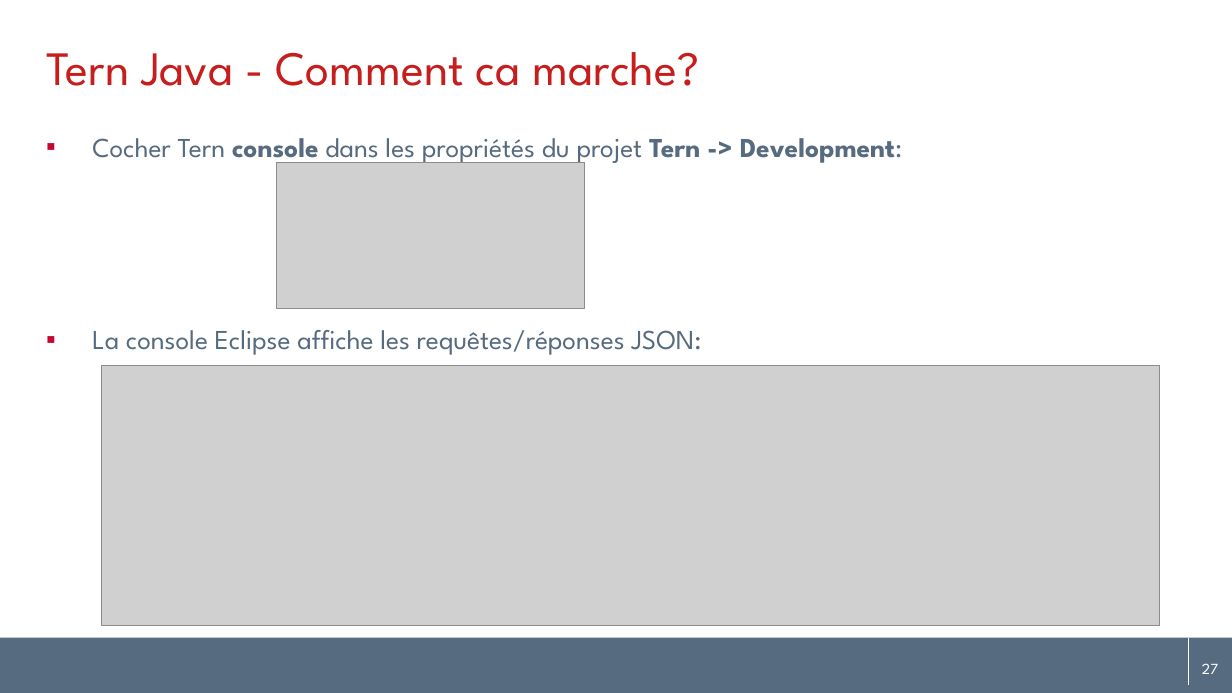
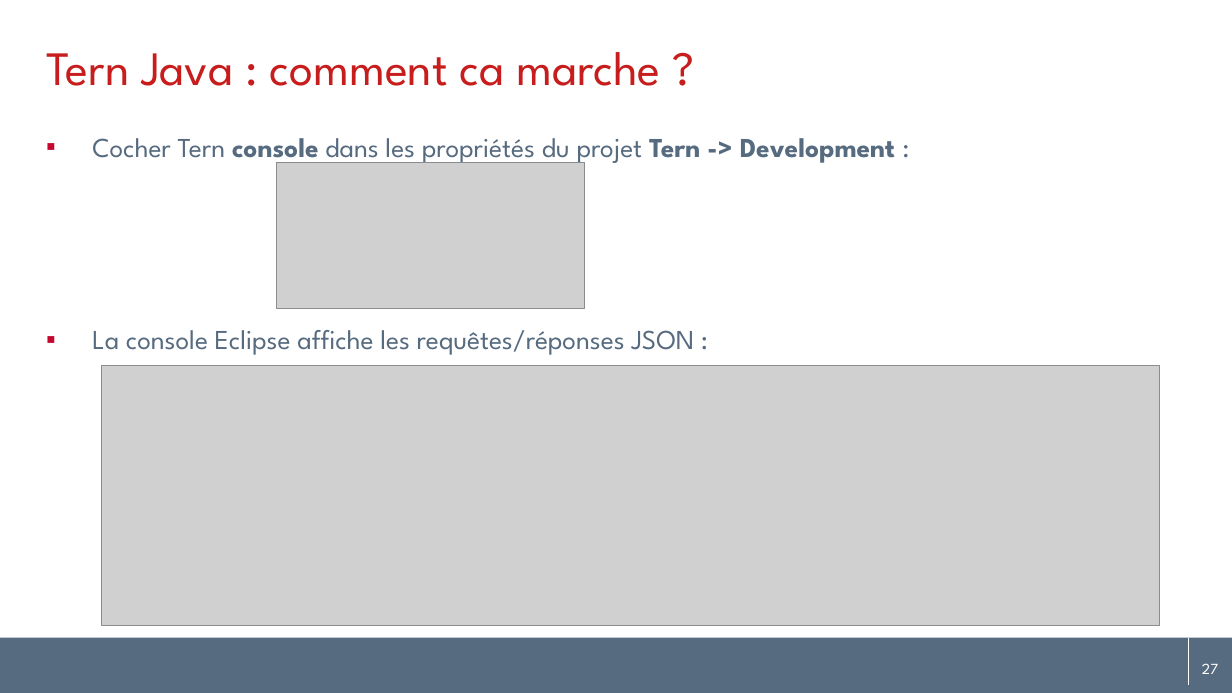
Before and after one commit to angelozerr/tern.java, a slide deck: slide 27 of docs/tern.java_fr.pptx. Drawn at 1232x693 pixels with LibreOffice and Linux fonts; fonts in the diff are those of the drawing; grey boxes stand for pictures; background and template pictures are left out. Boxes give left, top, right and bottom in pixels: in the first picture for what was removed or moved away, otherwise in the second. Text is boxed around its words. In the diff, an @@ line names an element or a change of style, - is before the commit and + after.

```diff
--- a/docs/tern.java_fr.pptx
+++ b/docs/tern.java_fr.pptx
@@ title at <box>46,52,660,86</box>: text changed @@
-Tern Java - Comment ca marche?
+Tern Java : comment ca marche ?
@@ text at <box>92,138,895,355</box>: spaces changed @@
-▪ Cocher Tern console dans les propriétés du projet Tern -> Development:
-▪ La console Eclipse affiche les requêtes/réponses JSON:
+▪ Cocher Tern console dans les propriétés du projet Tern -> Development :
+▪ La console Eclipse affiche les requêtes/réponses JSON :
```
Also in this commit, not shown: 23 other slides changed, 1 other file.
